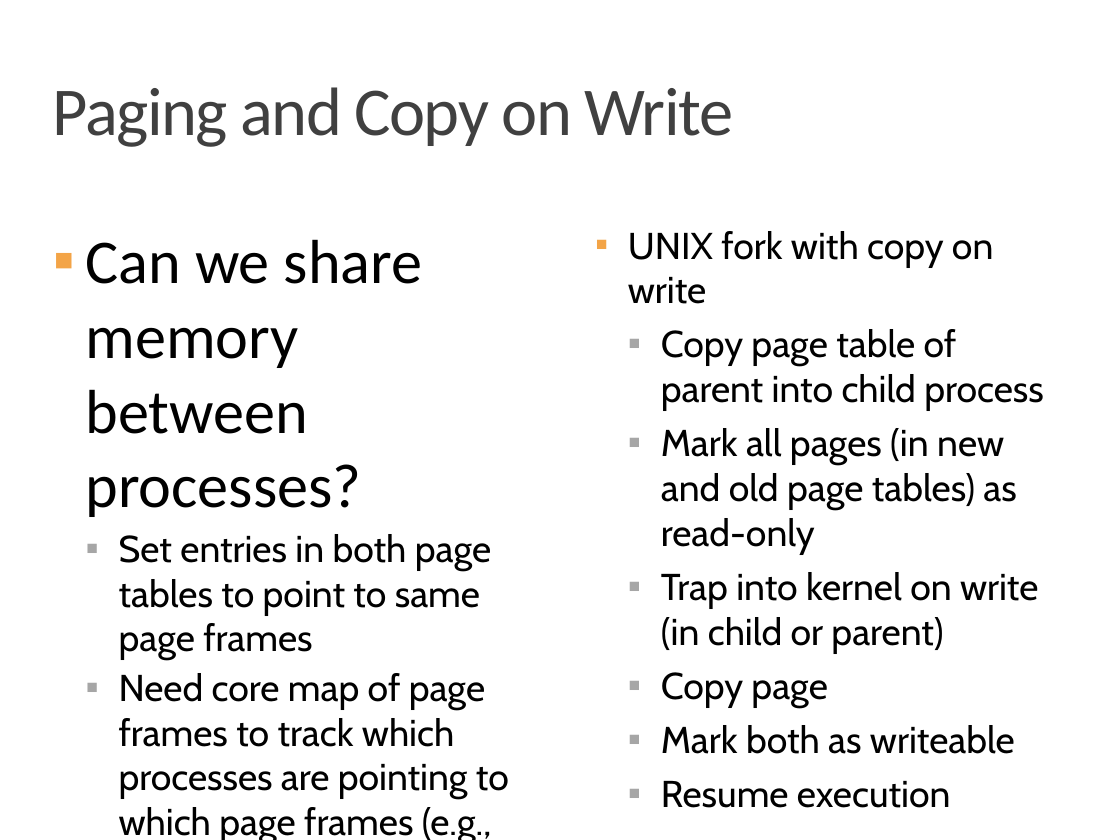
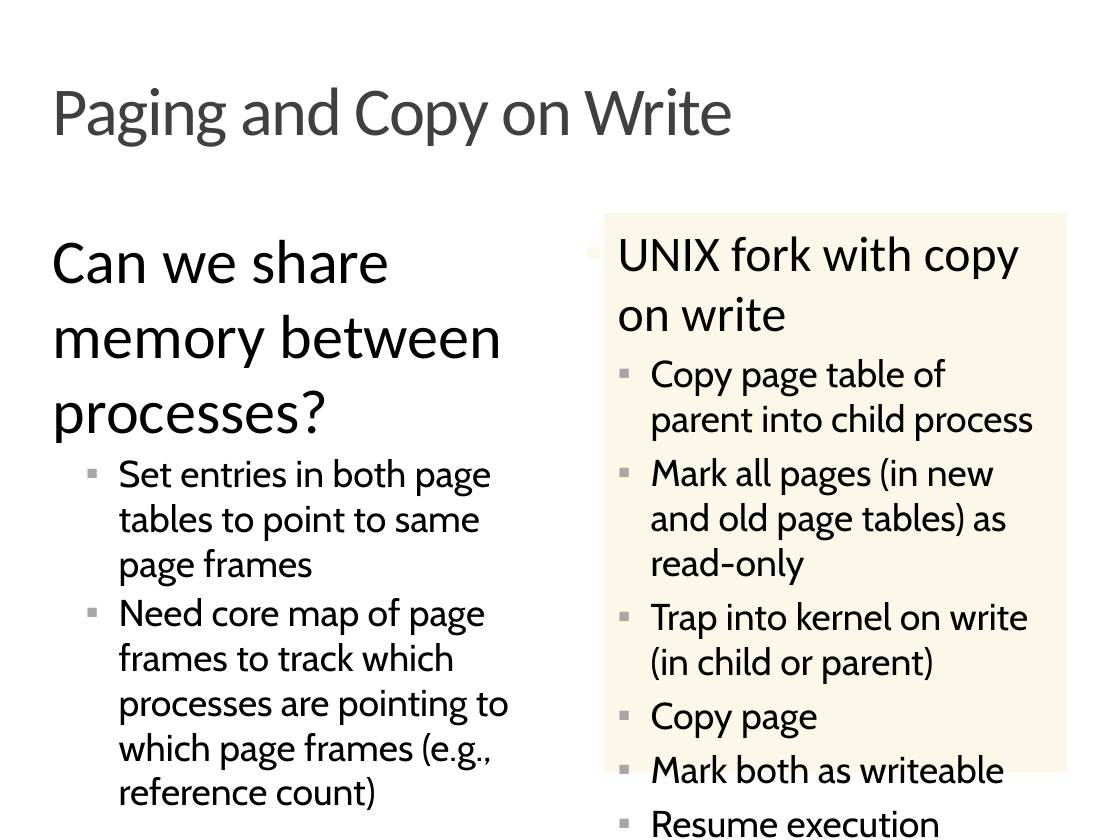
Before and after one commit to CattoAJ/MC504-2018s2, a slide deck: slide 26 of notebooks/nb180903/MC504-2018s2-T11(v1)-Paging.pptx. Drawn at 1120x840 pixels with LibreOffice and Linux fonts; fonts in the diff are those of the drawing. Boxes give left, top, right and bottom in pixels: in the first picture for what was removed or moved away, otherwise in the second. Text is boxed around its words. In the diff, an @@ line names an element or a change of style, - is before the commit and + after.

```diff
--- a/notebooks/nb180903/MC504-2018s2-T11(v1)-Paging.pptx
+++ b/notebooks/nb180903/MC504-2018s2-T11(v1)-Paging.pptx
@@ text at bbox=[53, 239, 502, 443]: bullet ▪ to none @@
@@ text "UNIX fork with copy on ...": place and size @@
-text "UNIX fork with copy on ..." at bbox=[628, 231, 1043, 808]
+text "UNIX fork with copy on ..." at bbox=[618, 236, 1033, 784]
@@ rectangle added at bbox=[604, 213, 1066, 773], fill #FAF2D4 at 50% opacity @@
@@ text at bbox=[618, 236, 1019, 332]: size 24 to 32 pt, font Cabin to Calibri in "UNIX fork with copy on write"; bullet colour #F3A447 to #FDF9E9 @@
```
Also in this commit, not shown: 9 other slides changed, 16 other files.
